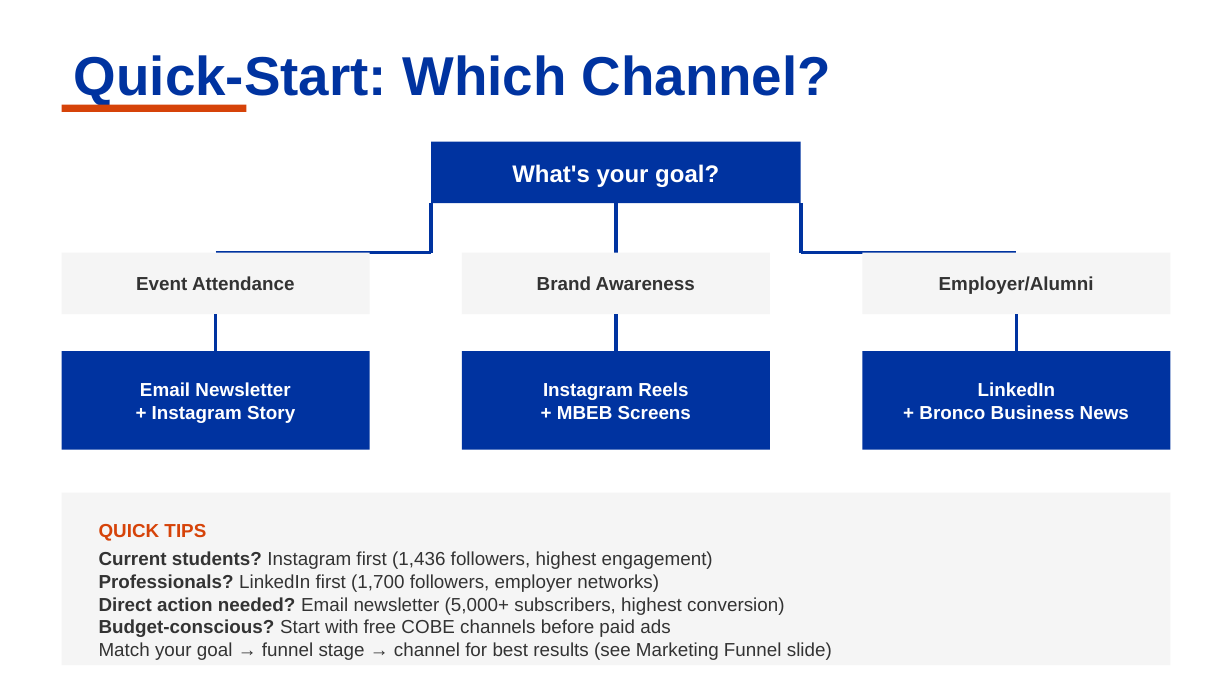
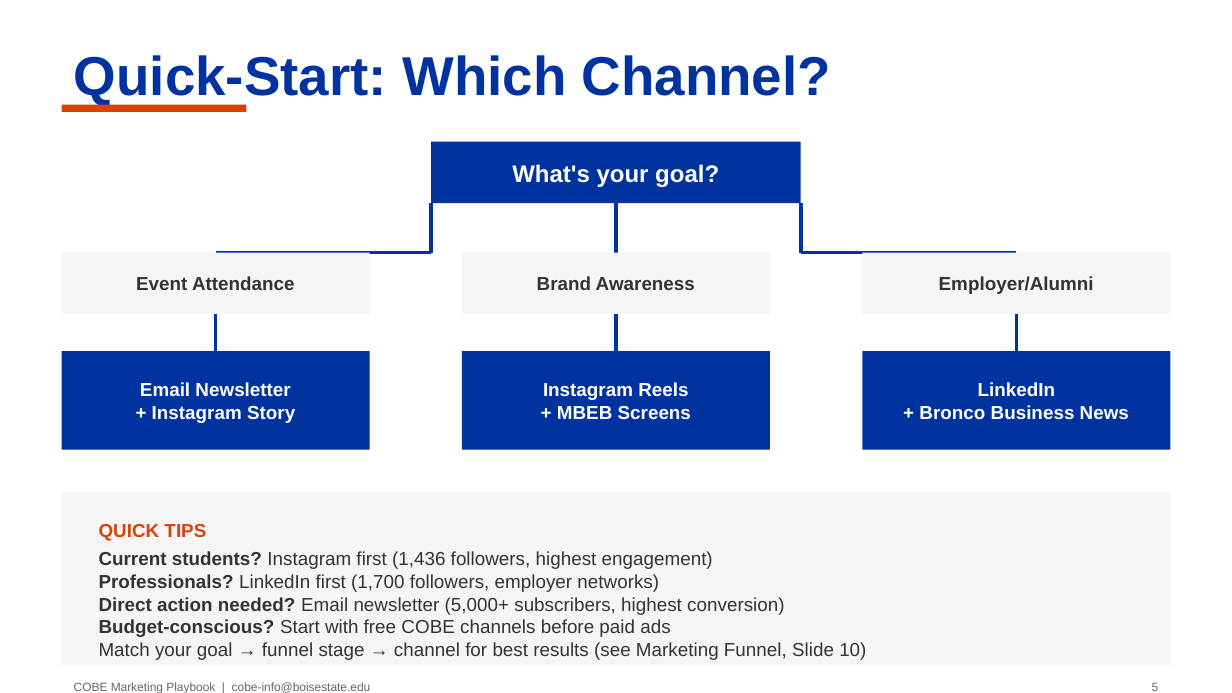
Before and after one commit to BenHowerton/RHM-Marketing-Handbook, a slide deck: slide 5 of COBE Marketing Playbook Updated (2).pptx. Drawn at 1232x693 pixels with LibreOffice and Linux fonts; fonts in the diff are those of the drawing. Boxes give left, top, right and bottom in pixels: in the first picture for what was removed or moved away, otherwise in the second. Text is boxed around its words. In the diff, an @@ line names an element or a change of style, - is before the commit and + after.

```diff
--- a/COBE Marketing Playbook Updated (2).pptx
+++ b/COBE Marketing Playbook Updated (2).pptx
@@ text at <box>99,642,866,660</box>: text changed @@
-Match your goal → funnel stage → channel for best results (see Marketing Funnel slide)
+Match your goal → funnel stage → channel for best results (see Marketing Funnel, Slide 10)
@@ text added at <box>74,682,371,693</box>, 7 pt, text #666666 @@
+COBE Marketing Playbook | cobe-info@boisestate.edu
@@ text added at <box>1152,683,1159,691</box>, 7 pt, text #666666 @@
+5
```
Also in this commit, not shown: 26 other slides changed, 1 other file.
